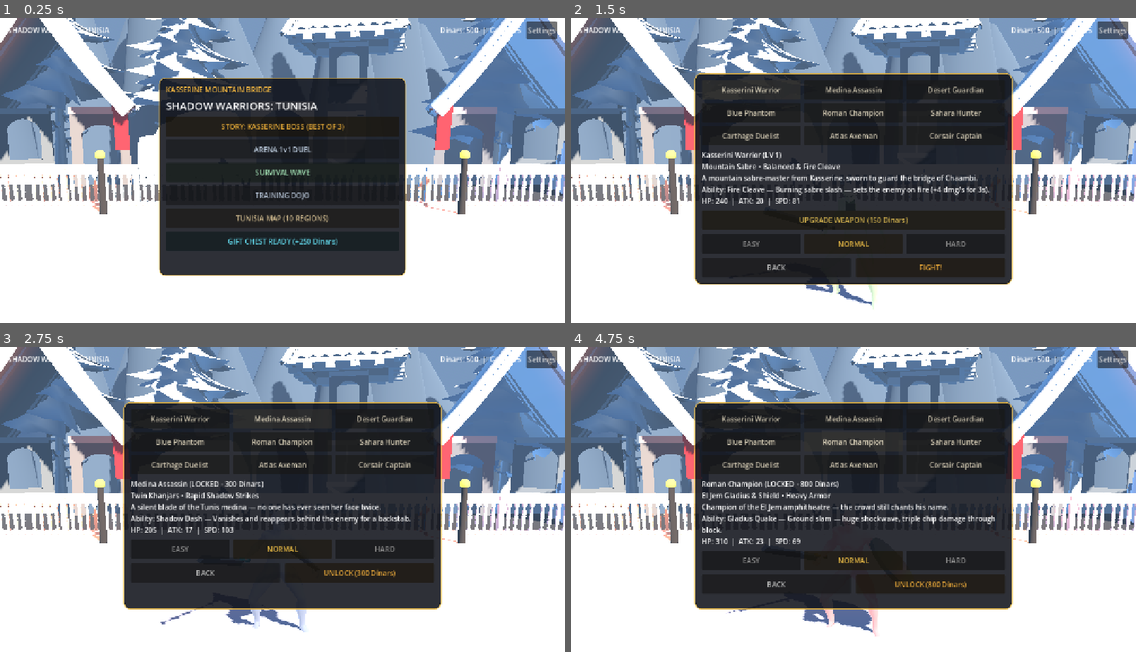
Above: before the commit, frames 1-4 (two rows, left to right).
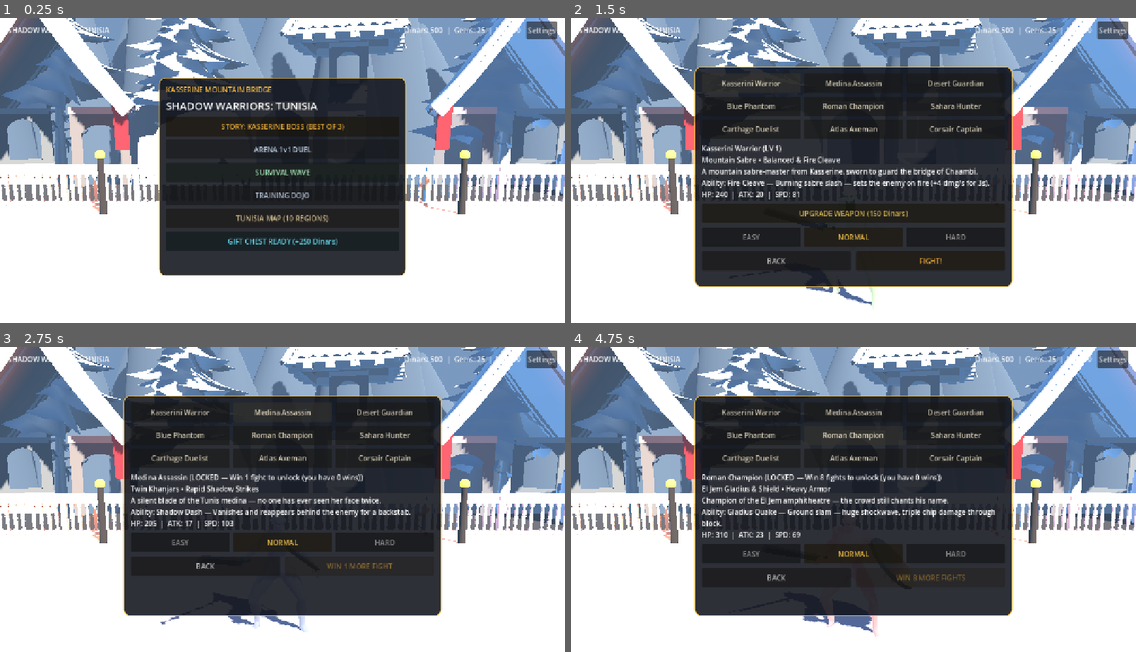
Above: after the commit, the same moments.

Repository: Gass-OS/SHADOW-WARRIORS
Game: Godot game, scene res://scenes/Main.tscn
Two runs of this game, one before a commit and one after it. Both use one fixed random seed, a clock stepped at 60 frames per second and the inputs below.
Inputs:
- Up to frame 1 (0.25 s): no input
- Up to frame 2 (1.5 s): click "STORY: KASSERINE BOSS (BEST O…" at 0.5 s; click "Kasserini Warrior" at 1.25 s
- Up to frame 3 (2.75 s): click "Medina Assassin" at 2 s
- Up to frame 4 (4.75 s): click "Desert Guardian" at 2.75 s; click "Blue Phantom" at 3.5 s; click "Roman Champion" at 4.25 s

The runs differ from the first frame. In frame 1, 0.2% of the frame differs, in the area x 71-93%, y 3-6%; in frame 2, 12%, in the area x 21-93%, y 3-89%; in frame 3, 11%; in frame 4, 11%.

Commit message:
Shadow Warriors v0.3.1 — unlock fighters by winning fights

Diff:
--- a/project.godot
+++ b/project.godot
@@ -4,7 +4,7 @@
 [application]
 
 config/name="Shadow Warriors: Tunisia"
-config/version="0.3.0"
+config/version="0.3.1"
 run/main_scene="res://scenes/Main.tscn"
 config/features=PackedStringArray("4.7", "Mobile")
 config/icon="res://icon.svg"
--- a/scripts/GameData.gd
+++ b/scripts/GameData.gd
@@ -20,7 +20,7 @@
 			"id": "kasserini", "name": "Kasserini Warrior",
 			"style": "Mountain Sabre • Balanced & Fire Cleave",
 			"lore": "A mountain sabre-master from Kasserine, sworn to guard the bridge of Chaambi.",
-			"cost": 0, "hp": 240.0, "atk": 20.0, "speed": 5.4,
+			"wins_needed": 0, "hp": 240.0, "atk": 20.0, "speed": 5.4,
 			"body_color": Color(0.24, 0.36, 0.18), "armor_color": Color(0.68, 0.45, 0.22),
 			"accent_color": Color(0.22, 0.78, 0.85), "weapon": "sabre",
 			"ability": {"id": "fire", "name": "Fire Cleave", "short": "FIRE", "desc": "Burning sabre slash — sets the enemy on fire (+4 dmg/s for 3s).", "cost": 40, "mult": 2.15, "range": 3.25, "kind": "fire"}
@@ -29,7 +29,7 @@
 			"id": "medina", "name": "Medina Assassin",
 			"style": "Twin Khanjars • Rapid Shadow Strikes",
 			"lore": "A silent blade of the Tunis medina — no one has ever seen her face twice.",
-			"cost": 300, "hp": 205.0, "atk": 17.0, "speed": 6.9,
+			"wins_needed": 1, "hp": 205.0, "atk": 17.0, "speed": 6.9,
 			"body_color": Color(0.10, 0.16, 0.28), "armor_color": Color(0.32, 0.78, 0.88),
 			"accent_color": Color(0.28, 0.90, 1.0), "weapon": "daggers",
 			"ability": {"id": "shadow_dash", "name": "Shadow Dash", "short": "SHDW", "desc": "Vanishes and reappears behind the enemy for a backstab.", "cost": 40, "mult": 2.0, "range": 3.25, "kind": "shadow"}
@@ -38,7 +38,7 @@
 			"id": "guardian", "name": "Desert Guardian",
 			"style": "Spear & Bronze Shield • Counter Master",
 			"lore": "Last warden of the Kairouan gates — his bronze shield has never broken.",
-			"cost": 450, "hp": 280.0, "atk": 18.0, "speed": 4.9,
+			"wins_needed": 3, "hp": 280.0, "atk": 18.0, "speed": 4.9,
 			"body_color": Color(0.45, 0.34, 0.19), "armor_color": Color(0.88, 0.68, 0.28),
 			"accent_color": Color(1.0, 0.82, 0.32), "weapon": "spear",
 			"ability": {"id": "bronze_counter", "name": "Bronze Counter", "short": "CNTR", "desc": "2s counter stance — a hit taken reflects 1.5x damage back.", "cost": 40, "mult": 1.0, "range": 2.45, "kind": "counter"}
@@ -47,7 +47,7 @@
 			"id": "phantom", "name": "Blue Phantom",
 			"style": "Sidi Bou Said Blade • Ultra Mobility",
 			"lore": "A ghost of the blue village — he strikes from the sea mist and is gone.",
-			"cost": 650, "hp": 215.0, "atk": 22.0, "speed": 7.2,
+			"wins_needed": 5, "hp": 215.0, "atk": 22.0, "speed": 7.2,
 			"body_color": Color(0.86, 0.90, 0.96), "armor_color": Color(0.14, 0.48, 0.88),
 			"accent_color": Color(0.25, 0.85, 1.0), "weapon": "sabre",
 			"ability": {"id": "phantom_blink", "name": "Phantom Blink", "short": "BLNK", "desc": "Blinks to the other side and spins a full-circle slash.", "cost": 40, "mult": 2.3, "range": 3.25, "kind": "blink"}
@@ -56,7 +56,7 @@
 			"id": "roman", "name": "Roman Champion",
 			"style": "El Jem Gladius & Shield • Heavy Armor",
 			"lore": "Champion of the El Jem amphitheatre — the crowd still chants his name.",
-			"cost": 800, "hp": 310.0, "atk": 23.0, "speed": 4.6,
+			"wins_needed": 8, "hp": 310.0, "atk": 23.0, "speed": 4.6,
 			"body_color": Color(0.55, 0.14, 0.14), "armor_color": Color(0.52, 0.56, 0.50),
 			"accent_color": Color(0.95, 0.72, 0.25), "weapon": "shield_sword",
 			"ability": {"id": "gladius_quake", "name": "Gladius Quake", "short": "QUAKE", "desc": "Ground slam — huge shockwave, triple chip damage through block.", "cost": 40, "mult": 2.4, "range": 3.6, "kind": "quake"}
@@ -65,7 +65,7 @@
 			"id": "sahara", "name": "Sahara Hunter",
 			"style": "Twin Crescent Blades • Tozeur Fury",
 			"lore": "A hunter of the Tozeur dunes — she rides the sandstorm into battle.",
-			"cost": 950, "hp": 235.0, "atk": 25.0, "speed": 6.4,
+			"wins_needed": 10, "hp": 235.0, "atk": 25.0, "speed": 6.4,
 			"body_color": Color(0.58, 0.38, 0.16), "armor_color": Color(0.85, 0.52, 0.20),
 			"accent_color": Color(1.0, 0.55, 0.18), "weapon": "daggers",
 			"ability": {"id": "sandstorm", "name": "Sandstorm", "short": "SAND", "desc": "Summons a sandstorm — slows the enemy (x0.6 speed for 4s).", "cost": 40, "mult": 1.9, "range": 3.25, "kind": "sand"}
@@ -74,7 +74,7 @@
 			"id": "duelist", "name": "Carthage Duelist",
 			"style": "Carthage Sabre • Piercing Lunge",
 			"lore": "A duelist of old Carthage — one lunge, one honour, one victor.",
-			"cost": 1100, "hp": 220.0, "atk": 24.0, "speed": 6.6,
+			"wins_needed": 12, "hp": 220.0, "atk": 24.0, "speed": 6.6,
 			"body_color": Color(0.25, 0.15, 0.35), "armor_color": Color(0.75, 0.78, 0.82),
 			"accent_color": Color(1.0, 0.8, 0.25), "weapon": "sabre",
 			"ability": {"id": "piercing_lunge", "name": "Piercing Lunge", "short": "LNGE", "desc": "Lunges 1.2m forward with a piercing sabre thrust.", "cost": 40, "mult": 2.2, "range": 3.9, "kind": "lunge"}
@@ -83,7 +83,7 @@
 			"id": "axeman", "name": "Atlas Axeman",
 			"style": "Atlas Axe • Mountain Cleave",
 			"lore": "A lumberjack of the Atlas foothills — his axe felled mountains, not trees.",
-			"cost": 1250, "hp": 300.0, "atk": 26.0, "speed": 4.7,
+			"wins_needed": 15, "hp": 300.0, "atk": 26.0, "speed": 4.7,
 			"body_color": Color(0.35, 0.28, 0.2), "armor_color": Color(0.6, 0.55, 0.45),
 			"accent_color": Color(0.9, 0.3, 0.15), "weapon": "axe",
 			"ability": {"id": "mountain_cleave", "name": "Mountain Cleave", "short": "CLVE", "desc": "Slow heavy cleave (0.8s windup) — massive knockback.", "cost": 40, "mult": 2.8, "range": 2.9, "kind": "cleave"}
@@ -92,7 +92,7 @@
 			"id": "corsair", "name": "Corsair Captain",
 			"style": "Sousse Sabre • Tide Slash",
 			"lore": "Captain of the Sousse corsairs — the tide itself answers her blade.",
-			"cost": 1400, "hp": 230.0, "atk": 23.0, "speed": 6.2,
+			"wins_needed": 20, "hp": 230.0, "atk": 23.0, "speed": 6.2,
 			"body_color": Color(0.1, 0.25, 0.3), "armor_color": Color(0.2, 0.5, 0.6),
 			"accent_color": Color(0.3, 0.9, 0.9), "weapon": "sabre",
 			"ability": {"id": "tide_slash", "name": "Tide Slash", "short": "TIDE", "desc": "A wave-like slash — heavy knockback and slows the enemy 3s.", "cost": 40, "mult": 2.1, "range": 3.4, "kind": "tide"}
@@ -104,7 +104,7 @@
 		"id": "executioner", "name": "Mountain Executioner",
 		"style": "Chaambi Warlord • 3-Phase Boss",
 		"lore": "Warlord of Jebel Chaambi — three phases of fury, one mountain of pain.",
-		"cost": 0, "hp": 390.0, "atk": 23.0, "speed": 4.6,
+		"wins_needed": 0, "hp": 390.0, "atk": 23.0, "speed": 4.6,
 		"body_color": Color(0.18, 0.22, 0.18), "armor_color": Color(0.45, 0.48, 0.42),
 		"accent_color": Color(1.0, 0.32, 0.25), "weapon": "flail_shield", "is_boss": true,
 		"ability": {"id": "chaambi_slam", "name": "Chaambi Slam", "short": "SLAM", "desc": "A mountain-shaking slam — unblockable at phase 3.", "cost": 40, "mult": 2.6, "range": 3.5, "kind": "slam"}
--- a/scripts/Main.gd
+++ b/scripts/Main.gd
@@ -18,7 +18,8 @@
 	"last_gift_ts": 0,
 	"lang": "en",
 	"fps": 60,
-	"ai_difficulty": "normal"
+	"ai_difficulty": "normal",
+	"wins": 0
 }
 const SAVE_PATH := "user://sw_tunisia_save.json"
 
@@ -103,6 +104,7 @@
 var btn_ult: Control
 
 var select_detail_lbl: Label
+var select_train_hint_lbl: Label
 var select_action_btn: Button
 var select_upgrade_btn: Button
 var diff_btns: Dictionary = {}
@@ -113,6 +115,8 @@
 	_load_save()
 	if not save.has("ai_difficulty"):
 		save["ai_difficulty"] = "normal"
+	if not save.has("wins"):
+		save["wins"] = 0
 	arena = Arena3DScript.new()
 	add_child(arena)
 
@@ -146,7 +150,7 @@
 
 func _refresh_currency() -> void:
 	if top_currency != null:
-		top_currency.text = "Dinars: %d  |  Gems: %d" % [int(save["dinars"]), int(save["gems"])]
+		top_currency.text = "Dinars: %d  |  Gems: %d  |  Wins: %d" % [int(save["dinars"]), int(save["gems"]), int(save.get("wins", 0))]
 	if gift_btn != null:
 		var now_ts: int = int(Time.get_unix_time_from_system())
 		var can_claim: bool = (now_ts - int(save.get("last_gift_ts", 0))) >= 3600
@@ -243,7 +247,7 @@
 	m_box.add_child(gift_btn)
 	_refresh_currency()
 
-	screen_select = _create_modal_panel(root_ui, Vector2(720, 470))
+	screen_select = _create_modal_panel(root_ui, Vector2(720, 500))
 	var s_box := VBoxContainer.new()
 	s_box.add_theme_constant_override("separation", 10)
 	screen_select.add_child(s_box)
@@ -263,6 +267,13 @@
 	select_detail_lbl = Label.new()
 	select_detail_lbl.autowrap_mode = TextServer.AUTOWRAP_WORD
 	s_box.add_child(select_detail_lbl)
+
+	# v0.3.1 training hint: any warrior is free to try in the dojo
+	select_train_hint_lbl = Label.new()
+	select_train_hint_lbl.text = "TRAINING: try any warrior free"
+	select_train_hint_lbl.modulate = Color(0.42, 0.92, 1.0)
+	select_train_hint_lbl.visible = false
+	s_box.add_child(select_train_hint_lbl)
 
 	select_upgrade_btn = _make_btn("UPGRADE WEAPON (150 Dinars)", Color(0.95, 0.8, 0.35), _upgrade_selected_weapon)
 	s_box.add_child(select_upgrade_btn)
@@ -727,6 +738,21 @@
 	var arr: Array = save.get("unlocked", ["kasserini"])
 	return arr.has(f_id)
 
+# --- v0.3.1 unlock by wins: grant every fighter whose wins_needed is met ---
+func _check_unlocks() -> Array:
+	var newly: Array = []
+	var wins: int = int(save.get("wins", 0))
+	var arr: Array = save.get("unlocked", ["kasserini"])
+	for f in GameData.get_fighters():
+		var f_id: String = str(f["id"])
+		if not arr.has(f_id) and wins >= int(f.get("wins_needed", 0)):
+			arr.append(f_id)
+			newly.append(str(f["name"]))
+			if not (save.get("weapon_lv", {}) as Dictionary).has(f_id):
+				(save["weapon_lv"] as Dictionary)[f_id] = 1
+	save["unlocked"] = arr
+	return newly
+
 func _select_fighter(idx: int) -> void:
 	selected_idx = idx
 	var f: Dictionary = GameData.get_fighters()[idx]
@@ -734,15 +760,33 @@
 	var unlocked: bool = _is_fighter_unlocked(f_id)
 	var lv: int = int(save["weapon_lv"].get(f_id, 1))
 	var ab: Dictionary = f.get("ability", {})
+	var wins: int = int(save.get("wins", 0))
+	var wins_needed: int = int(f.get("wins_needed", 0))
+	var lock_txt: String = "LV %d" % lv
+	if not unlocked:
+		lock_txt = "LOCKED — Win %d fight%s to unlock (you have %d win%s)" % [
+			wins_needed, "" if wins_needed == 1 else "s",
+			wins, "" if wins == 1 else "s"]
 	select_detail_lbl.text = "%s (%s)\n%s\n%s\nAbility: %s — %s\nHP: %d  |  ATK: %d  |  SPD: %d" % [
-		str(f["name"]), ("LV %d" % lv) if unlocked else ("LOCKED - %d Dinars" % int(f["cost"])),
+		str(f["name"]), lock_txt,
 		str(f["style"]), str(f.get("lore", "")),
 		str(ab.get("name", "—")), str(ab.get("desc", "")),
 		int(float(f["hp"]) + float(lv - 1) * 20.0),
 		int(float(f["atk"]) + float(lv - 1) * 4.5), int(float(f["speed"]) * 15.0)
 	]
 	select_upgrade_btn.visible = unlocked
-	select_action_btn.text = "FIGHT!" if unlocked else ("UNLOCK (%d Dinars)" % int(f["cost"]))
+	if unlocked:
+		select_action_btn.text = "FIGHT!"
+		select_action_btn.disabled = false
+	elif game_mode == "training":
+		select_action_btn.text = "TRY IN TRAINING"
+		select_action_btn.disabled = false
+	else:
+		var remaining: int = wins_needed - wins
+		select_action_btn.text = "WIN %d MORE FIGHT%s" % [remaining, "" if remaining == 1 else "S"]
+		select_action_btn.disabled = true
+	if select_train_hint_lbl != null:
+		select_train_hint_lbl.visible = (game_mode == "training")
 	if btn_spc != null:
 		btn_spc.set_label_txt(str(ab.get("short", "SPC")))
 
@@ -755,19 +799,10 @@
 func _on_select_primary_action() -> void:
 	var f: Dictionary = GameData.get_fighters()[selected_idx]
 	var f_id: String = str(f["id"])
-	if _is_fighter_unlocked(f_id):
+	# v0.3.1: no more paying dinars to unlock — wins earn fighters.
+	# Training lets anyone try a locked warrior for free.
+	if _is_fighter_unlocked(f_id) or game_mode == "training":
 		_start_match()
-	else:
-		var cost: int = int(f["cost"])
-		if int(save["dinars"]) >= cost:
-			save["dinars"] = int(save["dinars"]) - cost
-			var arr: Array = save.get("unlocked", ["kasserini"])
-			arr.append(f_id)
-			save["unlocked"] = arr
-			save["weapon_lv"][f_id] = 1
-			_persist_save()
-			audio.play_parry()
-			_select_fighter(selected_idx)
 
 func _upgrade_selected_weapon() -> void:
 	var f_id: String = str(GameData.get_fighters()[selected_idx]["id"])
@@ -1075,7 +1110,12 @@
 	if game_mode == "survival" and player_won:
 		survival_wave += 1
 		save["dinars"] = int(save["dinars"]) + 120
+		# v0.3.1: clearing a wave counts as a win for fighter unlocks
+		save["wins"] = int(save.get("wins", 0)) + 1
+		var newly: Array = _check_unlocks()
 		_persist_save()
+		if newly.size() > 0:
+			_show_callout("NEW WARRIOR UNLOCKED: %s!" % " / ".join(newly))
 		_start_match()
 		return
 
@@ -1104,12 +1144,20 @@
 	r_dinars += fatality_bonus_amt
 	save["dinars"] = int(save["dinars"]) + r_dinars
 	save["gems"] = int(save["gems"]) + r_gems
+	# v0.3.1: a match win earns a win toward fighter unlocks
+	var newly_unlocked: Array = []
+	if player_won and game_mode != "training":
+		save["wins"] = int(save.get("wins", 0)) + 1
+		newly_unlocked = _check_unlocks()
 	p_rounds = 0
 	e_rounds = 0
 	_persist_save()
 	result_reward.text = "+%d Dinars  |  +%d Gems" % [r_dinars, r_gems]
 	if fatality_bonus_amt > 0:
 		result_reward.text += "  (includes +%d FATALITY bonus)" % fatality_bonus_amt
+	result_reward.text += "\nTotal wins: %d" % int(save.get("wins", 0))
+	for n in newly_unlocked:
+		result_reward.text += "\nNEW WARRIOR UNLOCKED: %s!" % str(n)
 	get_tree().create_timer(0.85).timeout.connect(_show_result_overlay)
 
 func _show_result_overlay() -> void:
Not shown, changed: export_presets.cfg
